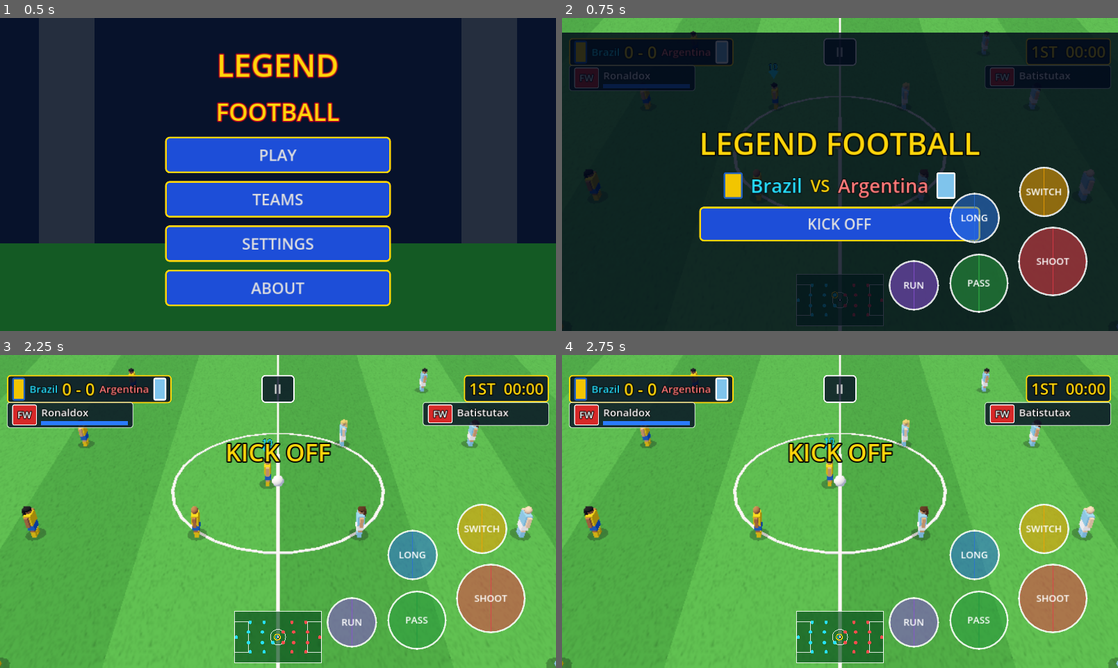
Above: before the commit, frames 1-4 (two rows, left to right).
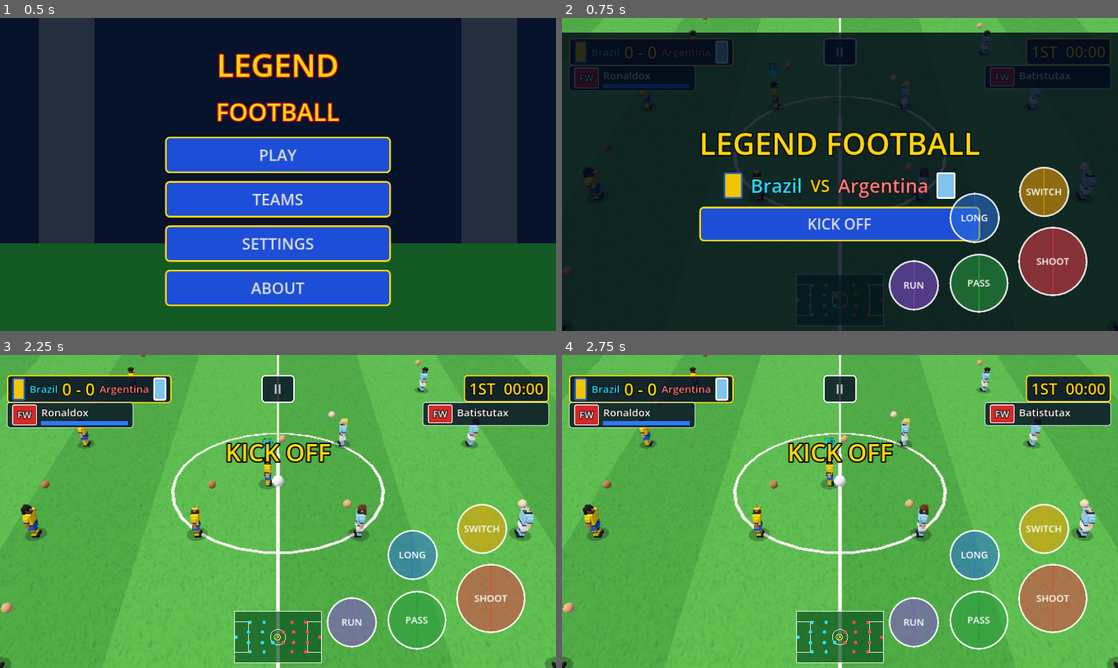
Above: after the commit, the same moments.

Repository: saaalk455-blip/Legend-Football-
Game: Godot game, scene res://scenes/main_menu.tscn
Two runs of this game, one before a commit and one after it. Both use one fixed random seed, a clock stepped at 60 frames per second and the inputs below.
Inputs:
- Up to frame 1 (0.5 s): no input
- Up to frame 2 (0.75 s): click "PLAY" at 0.5 s
- Up to frame 3 (2.25 s): click "II" at 1.25 s; click "KICK OFF" at 2 s
- Up to frame 4 (2.75 s): no input

Frame 1 is identical in both runs. In frame 2, 0.2% of the frame differs, in the area x 0-100%, y 0-100%; in frame 3, 1.1%; in frame 4, 1.1%.

Commit message:
Premium player models: rig with run and kick animation, faces, kit trim, back numbers
Co-Authored-By: Claude Sonnet 5.5 <noreply@anthropic.com>
Claude-Session: https://claude.ai/code/session_017XVsjNCat4JJGNMQ9QTcfi

Diff:
--- a/scripts/game.gd
+++ b/scripts/game.gd
@@ -820,6 +820,7 @@
 	blocked_timer = 0.4
 	last_touch_team = kicker.team_id
 	last_touch_name = kicker.player_name
+	kicker.kick()
 	if prev != M_PLAY:
 		no_offside_kick = prev == M_KICKOFF or prev == M_THROW or prev == M_GOALKICK or prev == M_CORNER
 		mode = M_PLAY
--- a/scripts/player.gd
+++ b/scripts/player.gd
@@ -28,6 +28,17 @@
 var keeper_stat := 0         # goalkeepers only
 var vel := Vector3.ZERO
 
+static var _mats := {}
+var _body: Node3D
+var _leg_l: Node3D
+var _leg_r: Node3D
+var _arm_l: Node3D
+var _arm_r: Node3D
+var _phase := 0.0
+var _kick_t := 0.0
+var _last_pos := Vector3.ZERO
+var _speed_vis := 0.0
+
 
 func top_speed() -> float:
 	return 4.6 + 0.034 * float(speed_stat)
@@ -52,16 +63,38 @@
 		rotation.y += clampf(d, -turn, turn)
 
 
-func _part(mesh: Mesh, color: Color, pos: Vector3, scl: Vector3 = Vector3.ONE) -> MeshInstance3D:
+func kick() -> void:
+	_kick_t = 0.28
+
+
+static func _mat(c: Color) -> StandardMaterial3D:
+	var key := c.to_html(true)
+	if _mats.has(key):
+		return _mats[key]
+	var m := StandardMaterial3D.new()
+	m.albedo_color = c
+	if c.a < 1.0:
+		m.transparency = BaseMaterial3D.TRANSPARENCY_ALPHA
+	_mats[key] = m
+	return m
+
+
+func _add(parent: Node3D, mesh: Mesh, color: Color, pos: Vector3, scl: Vector3 = Vector3.ONE) -> MeshInstance3D:
 	var mi := MeshInstance3D.new()
 	mi.mesh = mesh
-	var m := StandardMaterial3D.new()
-	m.albedo_color = color
-	mi.material_override = m
+	mi.material_override = _mat(color)
 	mi.position = pos
 	mi.scale = scl
-	add_child(mi)
+	mi.cast_shadow = GeometryInstance3D.SHADOW_CASTING_SETTING_OFF
+	parent.add_child(mi)
 	return mi
+
+
+func _pivot(parent: Node3D, pos: Vector3) -> Node3D:
+	var n := Node3D.new()
+	n.position = pos
+	parent.add_child(n)
+	return n
 
 
 func _box(size: Vector3) -> BoxMesh:
@@ -74,9 +107,14 @@
 	var s := SphereMesh.new()
 	s.radius = radius
 	s.height = radius * 2.0
-	s.radial_segments = 8
-	s.rings = 4
+	s.radial_segments = 10
+	s.rings = 6
 	return s
+
+
+func _contrast(c: Color) -> Color:
+	var lum := 0.299 * c.r + 0.587 * c.g + 0.114 * c.b
+	return Color("151515") if lum > 0.55 else Color("f5f5f5")
 
 
 func setup(p_team: int, p_role: String, p_home: Vector3, shirt: Color, shorts: Color, number: int, look: Dictionary = {}) -> void:
@@ -85,48 +123,115 @@
 	home_pos = p_home
 	shirt_number = number
 	position = p_home
+	_last_pos = p_home
 
 	var skin: Color = SKIN[clampi(int(look.get("skin", 1)), 0, 3)]
+	var skin_dk := skin.darkened(0.14)
 	var hair_style: String = look.get("hair", "short")
 	var hair_col: Color = HAIR.get(look.get("hcol", "black"), HAIR["black"])
-
-	# Socks (kit colour), bare knees, shorts
-	_part(_box(Vector3(0.24, 0.4, 0.26)), shirt, Vector3(-0.16, 0.2, 0))
-	_part(_box(Vector3(0.24, 0.4, 0.26)), shirt, Vector3(0.16, 0.2, 0))
-	_part(_box(Vector3(0.22, 0.12, 0.24)), skin, Vector3(-0.16, 0.46, 0))
-	_part(_box(Vector3(0.22, 0.12, 0.24)), skin, Vector3(0.16, 0.46, 0))
-	_part(_box(Vector3(0.62, 0.42, 0.4)), shorts, Vector3(0, 0.74, 0))
-	# Torso / shirt and arms
-	_part(_box(Vector3(0.74, 0.66, 0.4)), shirt, Vector3(0, 1.28, 0))
-	_part(_box(Vector3(0.17, 0.62, 0.2)), skin, Vector3(-0.47, 1.28, 0))
-	_part(_box(Vector3(0.17, 0.62, 0.2)), skin, Vector3(0.47, 1.28, 0))
-	# Head
-	_part(_ball(0.23), skin, Vector3(0, 1.82, 0))
-
+	var trim := _contrast(shirt)
+	var sock_trim := _contrast(shirt)
+	var hip_y := 0.78
+
+	# ---- legs (pivot at the hip so they can swing)
+	for side in [-1, 1]:
+		var leg := _pivot(self, Vector3(side * 0.16, hip_y, 0))
+		_add(leg, _box(Vector3(0.23, 0.16, 0.25)), skin, Vector3(0, -0.27, 0))
+		_add(leg, _box(Vector3(0.23, 0.36, 0.25)), shirt, Vector3(0, -0.5, 0))
+		_add(leg, _box(Vector3(0.24, 0.05, 0.26)), sock_trim, Vector3(0, -0.4, 0))
+		_add(leg, _box(Vector3(0.25, 0.12, 0.4)), Color("101010"), Vector3(0, -0.73, 0.07))
+		if side < 0:
+			_leg_l = leg
+		else:
+			_leg_r = leg
+
+	# ---- upper body (pivot at the hips: leans and bobs while running)
+	_body = _pivot(self, Vector3(0, hip_y, 0))
+	var o := Vector3(0, -hip_y, 0)
+	_add(_body, _box(Vector3(0.64, 0.38, 0.4)), shorts, Vector3(0, 0.76, 0) + o)
+	_add(_body, _box(Vector3(0.66, 0.05, 0.42)), trim, Vector3(0, 0.94, 0) + o)
+	_add(_body, _box(Vector3(0.62, 0.3, 0.38)), shirt, Vector3(0, 1.12, 0) + o)
+	_add(_body, _box(Vector3(0.8, 0.42, 0.42)), shirt, Vector3(0, 1.46, 0) + o)
+	_add(_body, _box(Vector3(0.3, 0.05, 0.44)), trim, Vector3(0, 1.69, 0.0) + o)
+	_add(_body, _box(Vector3(0.14, 0.12, 0.14)), skin_dk, Vector3(0, 1.74, 0) + o)
+	for side in [-1, 1]:
+		var arm := _pivot(_body, Vector3(side * 0.5, 1.58, 0) + o)
+		arm.rotation.z = side * 0.1
+		_add(arm, _box(Vector3(0.22, 0.26, 0.26)), shirt, Vector3(0, -0.1, 0))
+		_add(arm, _box(Vector3(0.23, 0.05, 0.27)), trim, Vector3(0, -0.24, 0))
+		_add(arm, _box(Vector3(0.16, 0.34, 0.18)), skin, Vector3(0, -0.44, 0))
+		if side < 0:
+			_arm_l = arm
+		else:
+			_arm_r = arm
+	# Shirt number on the back
+	var lab := Label3D.new()
+	lab.text = str(number)
+	lab.font_size = 56
+	lab.pixel_size = 0.0075
+	lab.modulate = trim
+	lab.outline_size = 0
+	lab.position = Vector3(0, 1.45, -0.215) + o
+	lab.rotation.y = PI
+	_body.add_child(lab)
+
+	# ---- head with a face
+	var head := _pivot(_body, Vector3(0, 1.9, 0) + o)
+	_add(head, _ball(0.235), skin, Vector3(0.95, 1.08, 1.0))
+	_add(head, _box(Vector3(0.06, 0.08, 0.06)), skin_dk, Vector3(0, -0.02, 0.23))
+	for side in [-1, 1]:
+		_add(head, _box(Vector3(0.06, 0.045, 0.03)), Color("f4f4f4"), Vector3(side * 0.085, 0.04, 0.2))
+		_add(head, _box(Vector3(0.035, 0.04, 0.03)), Color("1a1208"), Vector3(side * 0.085, 0.04, 0.215))
+		_add(head, _box(Vector3(0.11, 0.025, 0.03)), hair_col if hair_style != "bald" else skin_dk, Vector3(side * 0.085, 0.1, 0.205))
+		_add(head, _box(Vector3(0.05, 0.1, 0.06)), skin_dk, Vector3(side * 0.23, 0.0, -0.01))
+	_add(head, _box(Vector3(0.12, 0.025, 0.03)), skin_dk.darkened(0.25), Vector3(0, -0.11, 0.2))
 	match hair_style:
 		"short":
-			_part(_ball(0.25), hair_col, Vector3(0, 1.9, -0.01), Vector3(1.0, 0.62, 1.0))
+			_add(head, _ball(0.255), hair_col, Vector3(0, 0.08, -0.025), Vector3(1.0, 0.7, 1.02))
 		"long":
-			_part(_ball(0.25), hair_col, Vector3(0, 1.9, -0.01), Vector3(1.0, 0.62, 1.0))
-			_part(_box(Vector3(0.42, 0.5, 0.14)), hair_col, Vector3(0, 1.7, -0.19))
+			_add(head, _ball(0.255), hair_col, Vector3(0, 0.08, -0.025), Vector3(1.0, 0.7, 1.02))
+			_add(head, _box(Vector3(0.46, 0.55, 0.14)), hair_col, Vector3(0, -0.12, -0.19))
 		"afro":
-			_part(_ball(0.34), hair_col, Vector3(0, 1.92, -0.02))
+			_add(head, _ball(0.34), hair_col, Vector3(0, 0.06, -0.03))
 		"curly":
-			_part(_ball(0.28), hair_col, Vector3(0, 1.91, -0.02), Vector3(1.0, 0.8, 1.0))
+			_add(head, _ball(0.285), hair_col, Vector3(0, 0.06, -0.03), Vector3(1.0, 0.82, 1.0))
 		_:
 			pass   # bald
 
-	# Simple blob shadow
+	# ---- blob shadow
 	var shadow := MeshInstance3D.new()
 	var sm := CylinderMesh.new()
-	sm.top_radius = 0.6
-	sm.bottom_radius = 0.6
+	sm.top_radius = 0.65
+	sm.bottom_radius = 0.65
 	sm.height = 0.01
 	sm.radial_segments = 12
 	shadow.mesh = sm
-	var sh_mat := StandardMaterial3D.new()
-	sh_mat.albedo_color = Color(0, 0, 0, 0.35)
-	sh_mat.transparency = BaseMaterial3D.TRANSPARENCY_ALPHA
-	shadow.material_override = sh_mat
+	shadow.material_override = _mat(Color(0, 0, 0, 0.35))
+	shadow.cast_shadow = GeometryInstance3D.SHADOW_CASTING_SETTING_OFF
 	shadow.position = Vector3(0, 0.02, 0)
 	add_child(shadow)
+
+
+func _process(delta: float) -> void:
+	if _body == null or delta <= 0.0:
+		return
+	var v := (position - _last_pos) / delta
+	v.y = 0.0
+	_last_pos = position
+	_speed_vis = lerpf(_speed_vis, minf(v.length(), 12.0), clampf(delta * 10.0, 0.0, 1.0))
+	var k := clampf(_speed_vis / 7.0, 0.0, 1.0)
+	_phase += _speed_vis * delta * 1.7
+	var sw := sin(_phase) * 0.95 * k
+	_leg_l.rotation.x = sw
+	_leg_r.rotation.x = -sw
+	_arm_l.rotation.x = -sw * 0.9
+	_arm_r.rotation.x = sw * 0.9
+	_body.rotation.x = -0.16 * k
+	_body.position.y = 0.78 + absf(sin(_phase)) * 0.06 * k
+	if _kick_t > 0.0:
+		_kick_t = maxf(_kick_t - delta, 0.0)
+		var pr := 1.0 - _kick_t / 0.28
+		var f := sin(pr * PI)
+		_leg_r.rotation.x = lerpf(_leg_r.rotation.x, -1.5, f)
+		_arm_l.rotation.x = lerpf(_arm_l.rotation.x, 0.6, f)
+		_body.rotation.x = lerpf(_body.rotation.x, 0.18, f)
